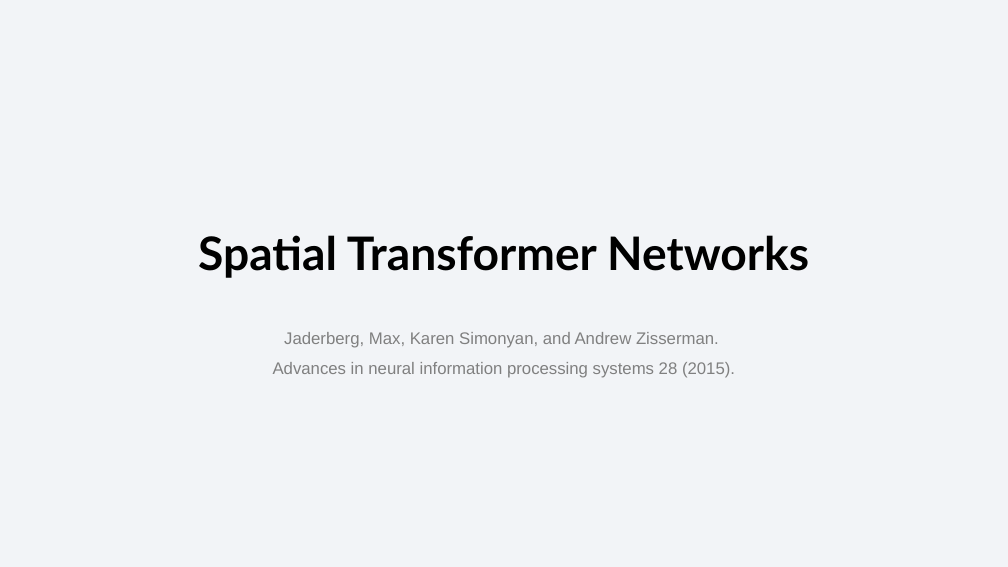
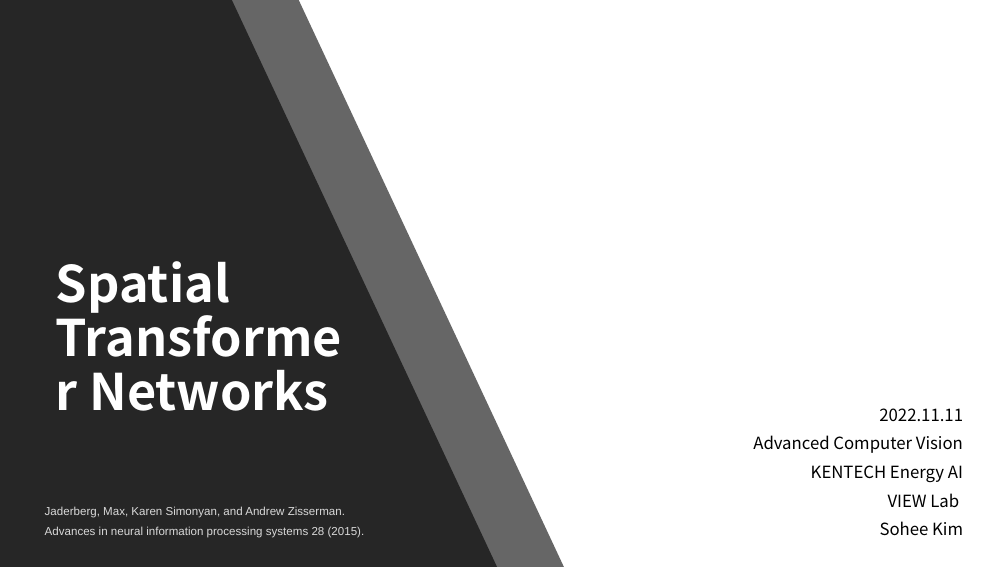
Before and after one commit to sohee98/2022-2nd-Course, a slide deck: slide 1 of Advanced Computer Vision/Paper review/22.11.08_Spatial Transformer Network(STN).pptx. Drawn at 1008x567 pixels with LibreOffice and Linux fonts; fonts in the diff are those of the drawing. Boxes give left, top, right and bottom in pixels: in the first picture for what was removed or moved away, otherwise in the second. Text is boxed around its words. In the diff, an @@ line names an element or a change of style, - is before the commit and + after.

```diff
--- a/Advanced Computer Vision/Paper review/22.11.08_Spatial Transformer Network(STN).pptx
+++ b/Advanced Computer Vision/Paper review/22.11.08_Spatial Transformer Network(STN).pptx
@@ background #D6DCE5 at 30% opacity to #000000 @@
@@ rectangle added at [0,0,1008,567], fill #FFFFFF @@
@@ freeform shape added at [0,0,564,567], fill #262626 at 70% opacity @@
@@ freeform shape added at [0,0,498,567], fill #262626 @@
@@ title "Spatial Transformer Networks": place and size @@
-title "Spatial Transformer Networks" at [198,235,809,278]
+title "Spatial Transformer Networks" at [56,261,329,411]
@@ title "Spatial Transformer Networks" at [56,261,329,411]: size 44 to 48 pt, font Lato to Noto Sans CJK KR, text colour #000000 to #FFFFFF; alignment centre to left; line spacing 1 to 0.9; vertical alignment middle to top @@
@@ text added at [753,408,963,536], 16 pt, text #000000 @@
+2022.11.11
+Advanced Computer Vision
+KENTECH Energy AI
+VIEW Lab
+Sohee Kim
@@ text "Jaderberg, Max, Karen Simonyan, and ...": place and size @@
-text "Jaderberg, Max, Karen Simonyan, and ..." at [273,332,735,378]
+text "Jaderberg, Max, Karen Simonyan, and ..." at [45,506,365,538]
@@ text "Jaderberg, Max, Karen Simonyan, and ..." at [45,506,365,538]: size 16 to 11 pt, text colour #808080 to #D9D9D9; alignment centre to left; line spacing 1.5 to 1; more space between paragraphs @@
```
Also in this commit, not shown: 12 other slides changed, 1 slide added, 1 slide removed.
